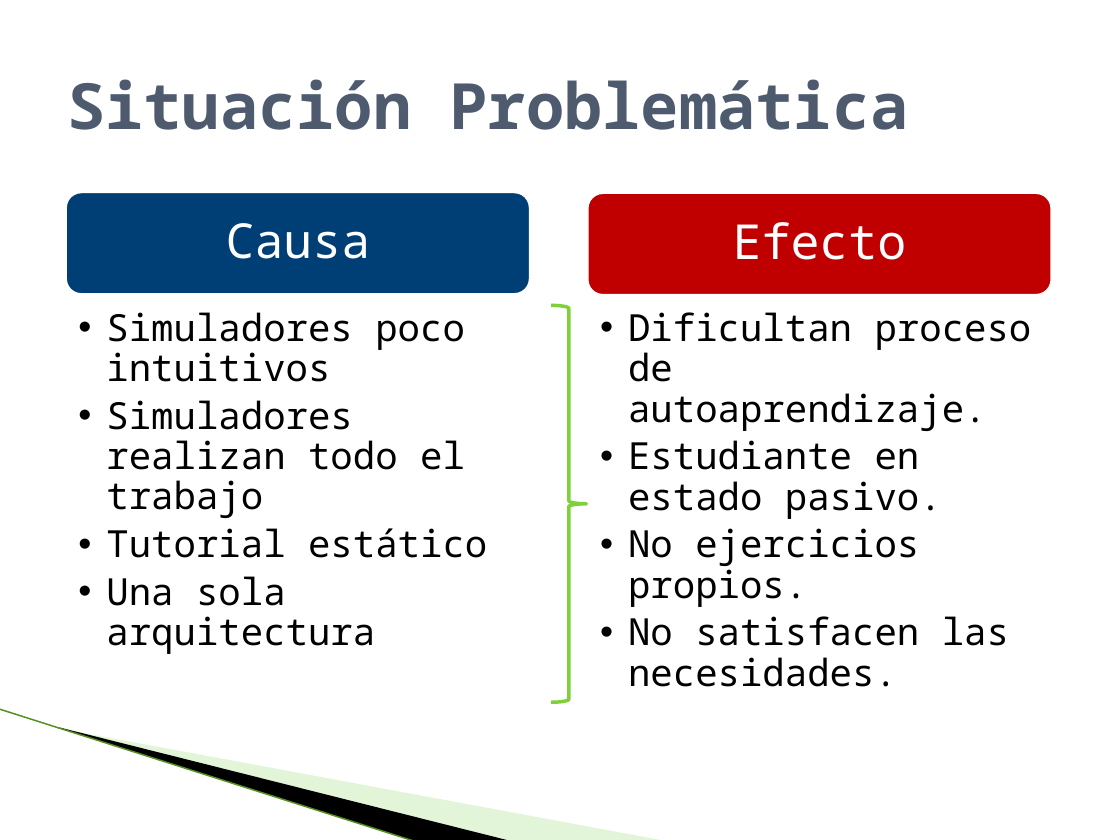
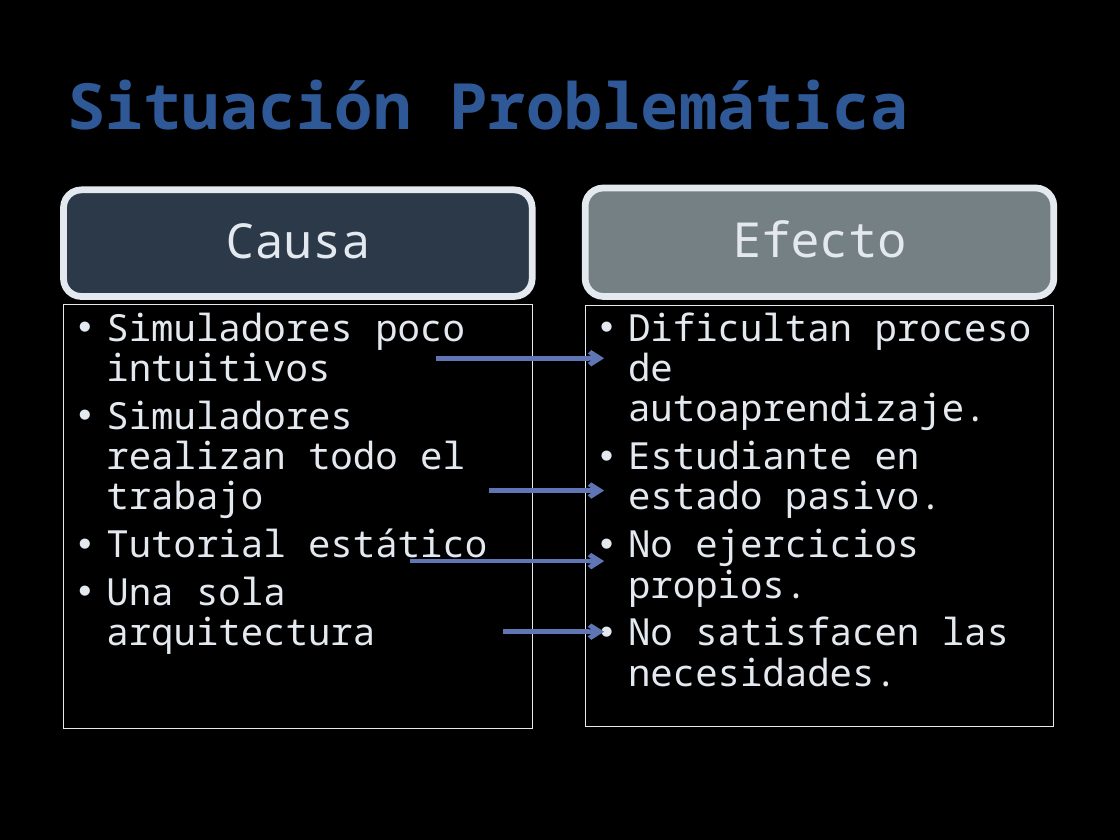
Before and after one commit to paoloadrian/DocumentacionCIHI, a slide deck: slide 11 of defensa publica.pptx (slide 12 before the commit). Drawn at 1120x840 pixels with LibreOffice and Linux fonts; fonts in the diff are those of the drawing; background and template pictures are left out. Boxes give left, top, right and bottom in pixels: in the first picture for what was removed or moved away, otherwise in the second. Text is boxed around its words. In the diff, an @@ line names an element or a change of style, - is before the commit and + after.

```diff
--- a/defensa publica.pptx
+++ b/defensa publica.pptx
@@ background #FFFFFF to #000000 @@
@@ title "Situación Problemática" at [67, 79, 909, 130]: text colour #4E5B6F to #2F5897 @@
@@ rounded rectangle at [64, 190, 533, 297]: fill #003F75 to #2B3949; outline #FFFFFF 4.33 pt to #E4E9EF 4.33 pt @@
@@ text "Causa" at [226, 223, 371, 259]: text colour #FFFFFF to #E4E9EF @@
@@ rounded rectangle at [585, 188, 1054, 297]: fill #C00000 to #758085; outline #FFFFFF 4.33 pt to #E4E9EF 4.33 pt @@
@@ text "Efecto" at [733, 220, 906, 258]: text colour #FFFFFF to #E4E9EF @@
@@ text "Simuladores poco intuitivos" at [106, 312, 487, 654]: text colour #000000 to #E4E9EF @@
@@ rectangle added at [64, 305, 533, 729], outline #E4E9EF 0.75 pt @@
@@ right brace removed at [551, 306, 586, 702] @@
@@ text "Dificultan proceso de autoaprendizaje." at [628, 312, 1032, 687]: text colour #000000 to #E4E9EF @@
@@ rectangle added at [585, 306, 1054, 727], outline #E4E9EF 0.75 pt @@
@@ arrow added from (437, 358) to (604, 358), #6076B4 3 pt @@
@@ arrow added from (489, 491) to (604, 491), #6076B4 3 pt @@
@@ arrow added from (410, 561) to (604, 561), #6076B4 3 pt @@
@@ arrow added from (503, 632) to (604, 632), #6076B4 3 pt @@
@@ line removed from (0, 709) to (416, 840) @@
@@ freeform shape removed at [59, 727, 512, 840] @@
@@ freeform shape removed at [62, 728, 666, 840] @@
```
Also in this commit, not shown: 27 other slides changed, 19 slides added, 20 slides removed.
